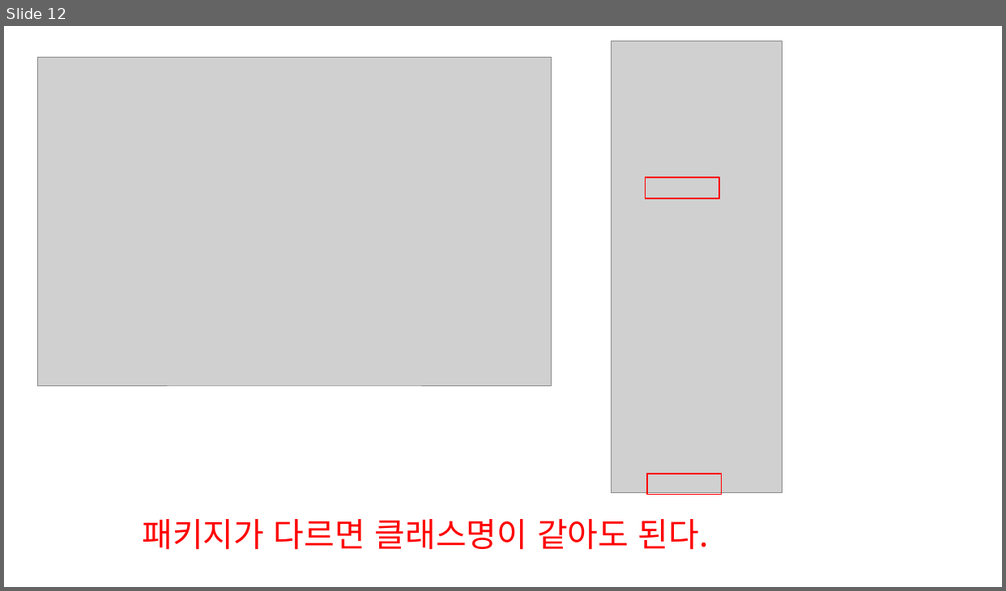
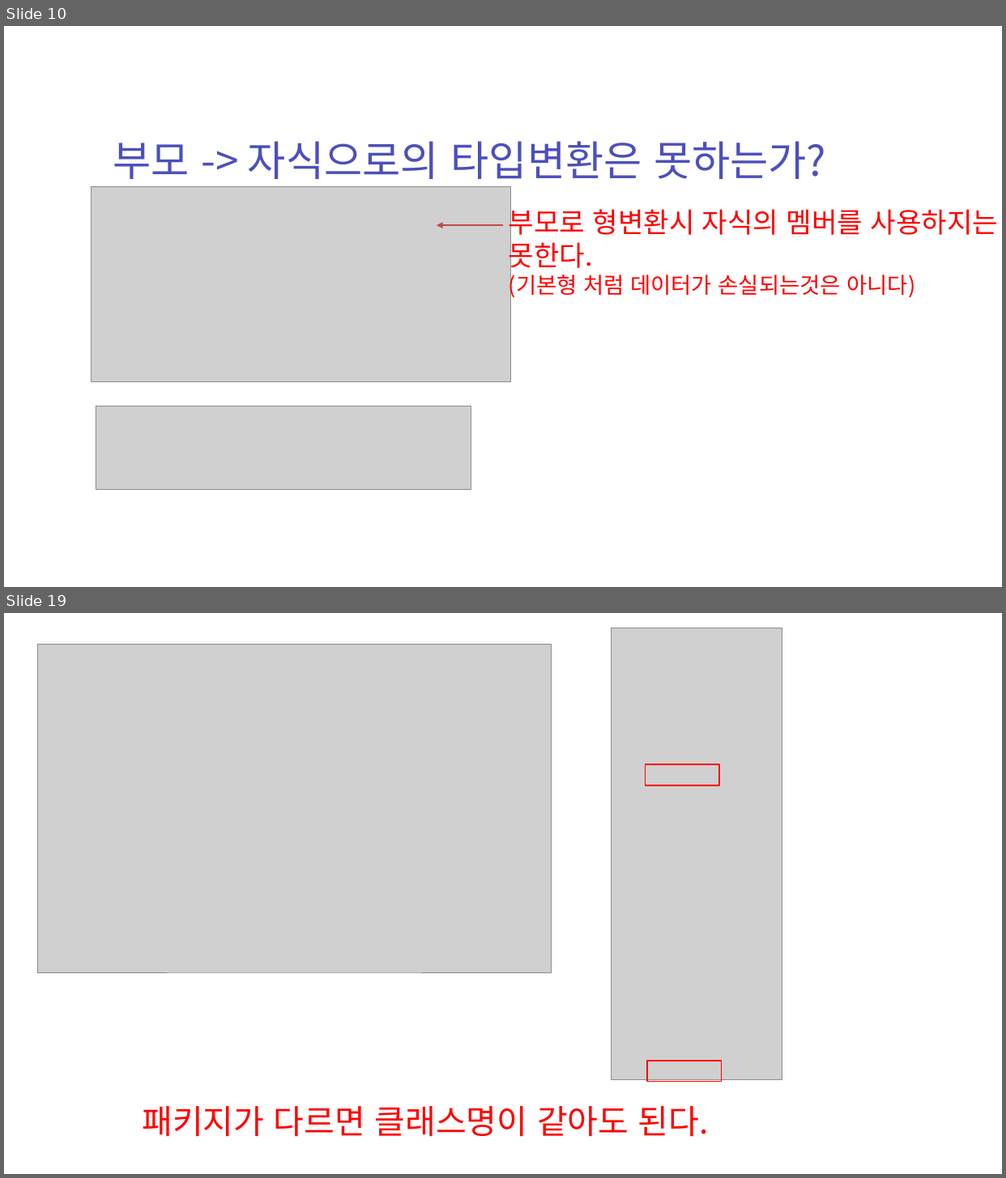
Before and after one commit to zest132/JavaLecture, a slide deck: JavaLecture/LectureFile/java 11강 인터페이스와다형성.pptx. Shown one above the other, each under a label of ours: slide 12 before the commit, slides 10 and 19 after it; the slides between them are not shown. The pictures are 1006x591 and 1006x1178 pixels, drawn with LibreOffice and Linux fonts; fonts in the diff are those of the drawing; grey boxes stand for pictures. Boxes give left, top, right and bottom in pixels: in the first picture for what was removed or moved away, otherwise in the second. Text is boxed around its words. In the diff, an @@ line names an element or a change of style, - is before the commit and + after.

```diff
--- a/JavaLecture/LectureFile/java 11강 인터페이스와다형성.pptx
+++ b/JavaLecture/LectureFile/java 11강 인터페이스와다형성.pptx
@@ slide 10 added at box(4, 26, 1002, 587), background #FFFFFF @@
@@ text added at box(113, 141, 826, 179), 60 pt, text #4C50BC @@
+부모 -> 자식으로의 타입변환은 못하는가?
@@ picture added at box(91, 187, 510, 382) @@
@@ text added at box(509, 205, 998, 300), 40 pt, text #FF0000 @@
+부모로 형변환시 자식의 멤버를 사용하지는 못한다.
+(기본형 처럼 데이터가 손실되는것은 아니다)
@@ arrow added from (503, 225) to (437, 225), #BF4C48 3 pt @@
@@ picture added at box(96, 406, 471, 489) @@
@@ what was slide 12 is now slide 19 @@
```
Also in this commit, not shown: 6 slides changed, 7 other slides added, 1 slide removed, 6 other files.
